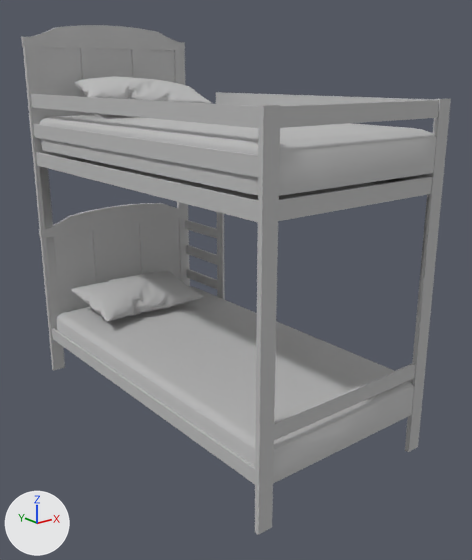
A saved change to the OBJ model Extern/Graphics/Mesh/bed_bunk.obj.
One viewpoint serves both versions: a 50 mm camera at (-195.0, -265.0, 177.0) aimed at (6.0, -14.0, 77.0). Lighting does not change. The marker at lower left points along +X, +Y and +Z. The picture after the commit comes second. Where no turn or scale is listed for an object, it has been applied to the vertices. Vertices at exactly the same position are counted once.

In view in the first picture: 'bed_bunk'.
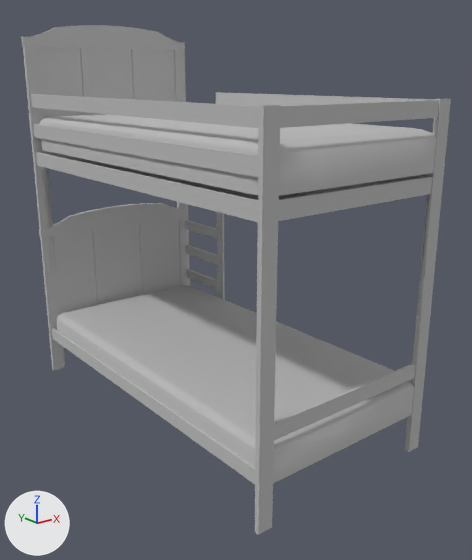
The change, as a diff of the scene's bpy script:
```diff
--- a/Extern/Graphics/Mesh/bed_bunk.obj.py
+++ b/Extern/Graphics/Mesh/bed_bunk.obj.py
@@ me_bed_bunk @@
 # used by ob_bed_bunk; location = (0.0, 0.0, 0.0)
-me_bed_bunk.from_pydata(...)  # 13620 vertices, 26149 faces; spans x -51.0..54.0, y -99.0..100.0, z 2.0..205.0
+me_bed_bunk.from_pydata(...)  # 1392 vertices, 1701 faces; spans x -51.0..54.0, y -99.0..100.0, z 2.0..205.0
+# me_bed_bunk part 1: the loose piece of 6114 vertices spanning x -39.0..31.0, y 46.0..90.0, z 42.0..59.0 is deleted
+# me_bed_bunk part 2: the loose piece of 6114 vertices spanning x -38.0..40.0, y 32.0..94.0, z 160.0..177.0 is deleted
+# other edits to the shape of me_bed_bunk do not show in these pictures
 me_bed_bunk.materials.append(mat_lambert8sg)
```

Boxes [x1, y1, x2, y2] around the edits, measured in the pictures (472 x 560 px):
part 1 of me_bed_bunk, deleted
    before: [71, 271, 204, 321]
part 2 of me_bed_bunk, deleted
    before: [74, 76, 212, 104]
